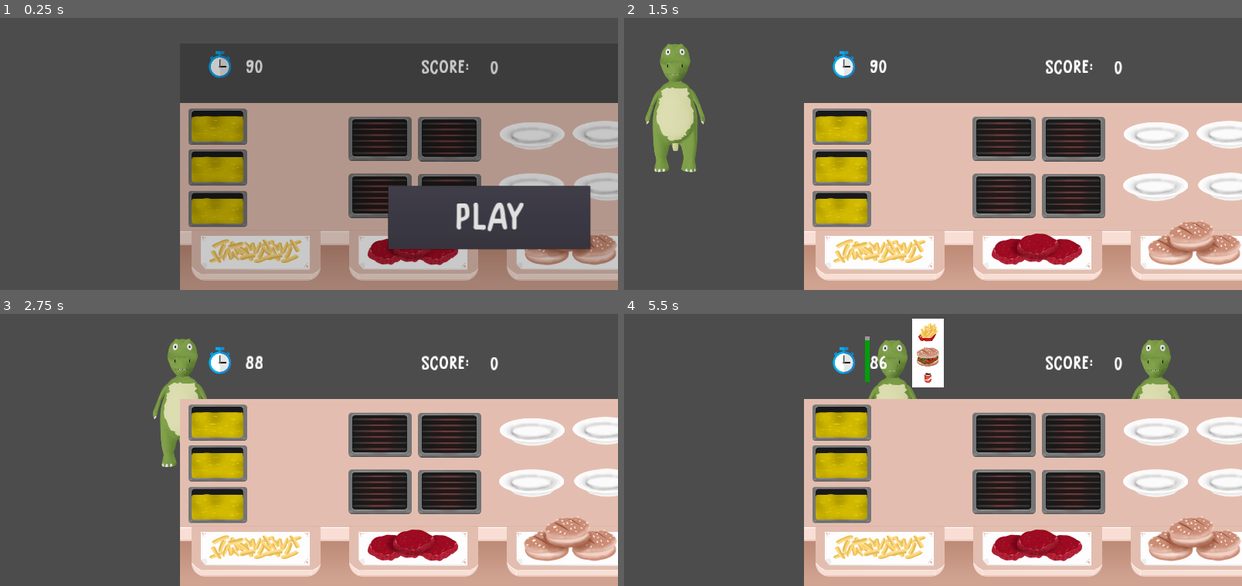
Above: before the commit, frames 1-4 (two rows, left to right).
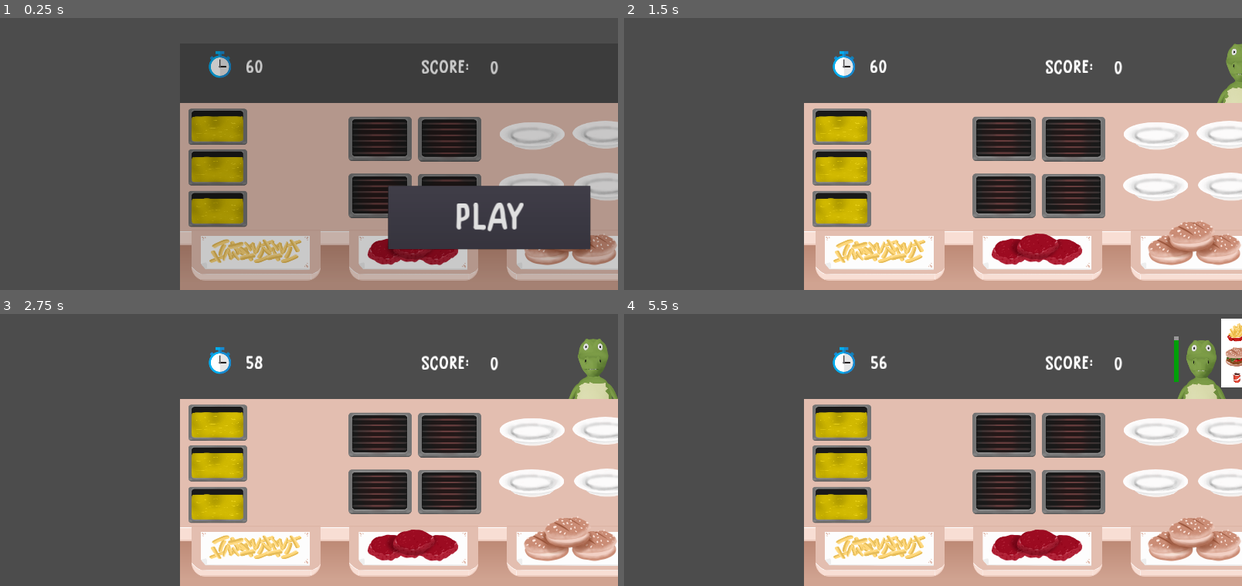
Above: after the commit, the same moments.

Repository: samuelpedrajas/MyVeganRestaurant
Game: Godot game, scene res://Scenes/Kitchen.tscn
Two runs of this game, one before a commit and one after it. Both use one fixed random seed, a clock stepped at 60 frames per second and the inputs below.
Inputs (mouse positions are in pixels of both pictures, inside the frame that each line leads up to):
- Up to frame 1 (0.25 s): no input
- Up to frame 2 (1.5 s): click "PLAY" at 0.5 s; move the mouse to (1000, 137) at 1.27 s; click (1000, 137) at 1.42 s
- Up to frame 3 (2.75 s): move the mouse to (451, 433) at 2.02 s; click (451, 433) at 2.17 s
- Up to frame 4 (5.5 s): move the mouse to (1000, 490) at 2.77 s; click (1000, 490) at 2.92 s; move the mouse to (1075, 490) at 3.52 s; click (1075, 490) at 3.67 s; move the mouse to (1155, 425) at 4.27 s; click (1155, 425) at 4.42 s; move the mouse to (1229, 425) at 5.02 s; click (1229, 425) at 5.17 s

The runs differ from the first frame. In frame 1, less than 0.1% of the frame differs, in the area x 39-42%, y 15-21%; in frame 2, 3.2%; in frame 3, 2.8%; in frame 4, 5.3%, in the area x 39-100%, y 1-32%.

Commit message:
progress

Diff:
--- a/Scripts/ClientArea.gd
+++ b/Scripts/ClientArea.gd
@@ -14,7 +14,7 @@
 
 export(int) var seconds_gained_on_delivery = 4
 
-export(float) var max_time = 90
+export(float) var max_time = 60
 export(float) var max_arrival_time = 3.0
 export(float) var average_time_for_client = 3.0
 export(float) var average_reward_for_client = 150.0
@@ -307,8 +307,8 @@
 		dishes = select_random_dishes()
 		print("RANDOMLY SELECTED DISHES: %s" % [dishes])
 	else:
+		timeout_seconds.pop_front()
 		dishes = order_lists.pop_front()
-		timeout_seconds.pop_front()
 		print("DISHES SELECTED FROM ORDER LIST: %s" % [dishes])
 
 	var client = client_scene.instance()
@@ -323,6 +323,7 @@
 	num_clients += 1
 	current_n_clients += 1
 	print("NEW CLIENT (TOTAL: %s)" % [num_clients])
+	print("CURRENT IN BOARD: %s" % [current_n_clients])
 
 
 func _get_new_client_position():
